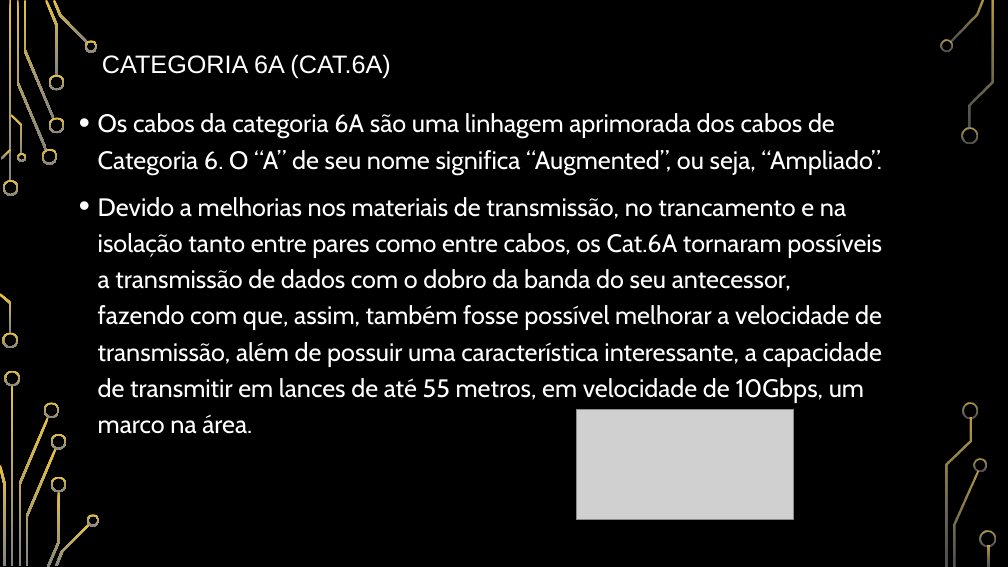
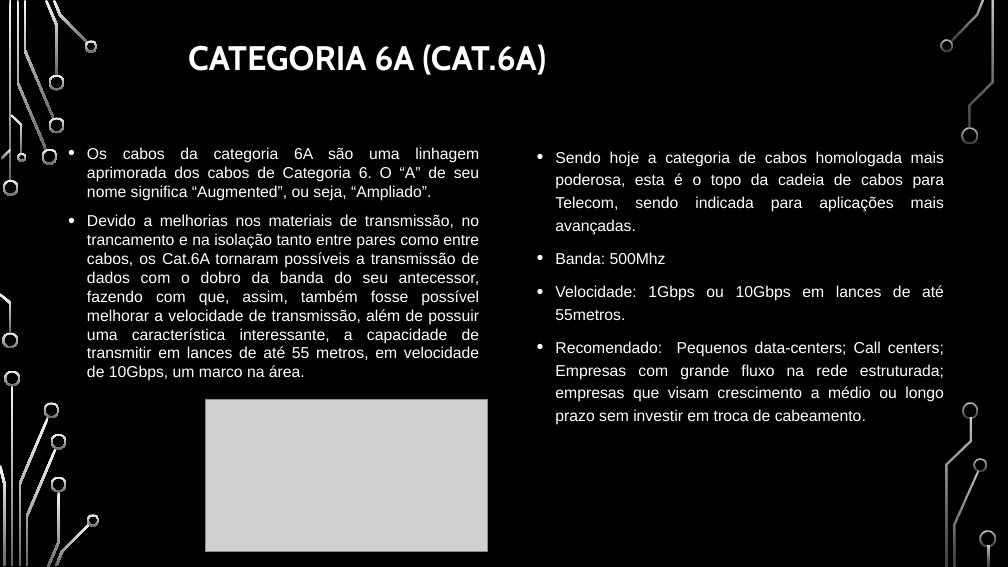
Before and after one commit to BrunoRicardo2/BrunoRicardo2, a slide deck: slide 5 of Trabalho Pratico.pptx (slide 6 before the commit). Drawn at 1008x567 pixels with LibreOffice and Linux fonts; fonts in the diff are those of the drawing; grey boxes stand for pictures; background and template pictures are left out. Boxes give left, top, right and bottom in pixels: in the first picture for what was removed or moved away, otherwise in the second. Text is boxed around its words. In the diff, an @@ line names an element or a change of style, - is before the commit and + after.

```diff
--- a/Trabalho Pratico.pptx
+++ b/Trabalho Pratico.pptx
@@ fill gradient #E5C243 to #848484 to gradient #F8F8F8 to #666666 in 36 elements at <box>3,180,19,196</box>, <box>2,333,18,349</box>, <box>17,1,47,150</box>, <box>42,149,57,165</box>, <box>23,1,54,119</box>, <box>45,0,58,76</box>, <box>48,117,64,133</box>, <box>48,75,64,91</box>, <box>53,0,88,44</box>, <box>85,40,98,52</box>, <box>1,149,11,160</box>, <box>0,293,11,333</box>, <box>11,114,23,154</box>, <box>17,153,26,162</box>, <box>11,386,14,566</box>, <box>18,417,48,566</box>, <box>5,371,20,386</box>, <box>0,465,5,566</box>, <box>44,402,60,418</box>, <box>26,448,57,566</box>, <box>47,492,60,567</box>, <box>51,434,67,450</box>, <box>51,476,67,492</box>, <box>55,523,90,566</box>, <box>87,514,100,526</box>, <box>950,0,985,42</box>, <box>940,39,953,52</box>, <box>962,127,978,143</box>, <box>954,471,979,566</box>, <box>974,459,987,472</box>, <box>969,1,994,129</box>, <box>963,402,979,418</box>, <box>946,417,972,566</box>, <box>980,531,996,547</box>, <box>988,545,990,566</box>, <box>9,1,11,181</box> @@
@@ title "CATEGORIA 6A (CAT.6A)": place and size @@
-title "CATEGORIA 6A (CAT.6A)" at <box>102,54,390,78</box>
+title "CATEGORIA 6A (CAT.6A)" at <box>188,44,546,75</box>
@@ title "CATEGORIA 6A (CAT.6A)" at <box>188,44,546,75</box>: size 24 to 32.4 pt, font Arial to Cabin, bold on @@
@@ text "Os cabos da categoria 6A ...": place and size @@
-text "Os cabos da categoria 6A ..." at <box>98,113,882,434</box>
+text "Os cabos da categoria 6A ..." at <box>87,147,480,381</box>
@@ text "Os cabos da categoria 6A ..." at <box>87,147,480,381</box>: size 24 to 15 pt, font Cabin to Arial; alignment left to justified; line spacing 1.2 to 1 @@
@@ text added at <box>555,151,945,425</box>, 15 pt, text #FFFFFF @@
+• Sendo hoje a categoria de cabos homologada mais poderosa, esta é o topo da cadeia de cabos para Telecom, sendo indicada para aplicações mais avançadas.
+• Banda: 500Mhz
+• Velocidade: 1Gbps ou 10Gbps em lances de até 55metros.
+• Recomendado: Pequenos data-centers; Call centers; Empresas com grande fluxo na rede estruturada; empresas que visam crescimento a médio ou longo prazo sem investir em troca de cabeamento.
@@ picture added at <box>205,399,487,551</box> @@
@@ picture removed at <box>576,409,793,520</box> @@
```
Also in this commit, not shown: 6 other slides changed, 1 slide added, 1 slide removed, 1 other file.
